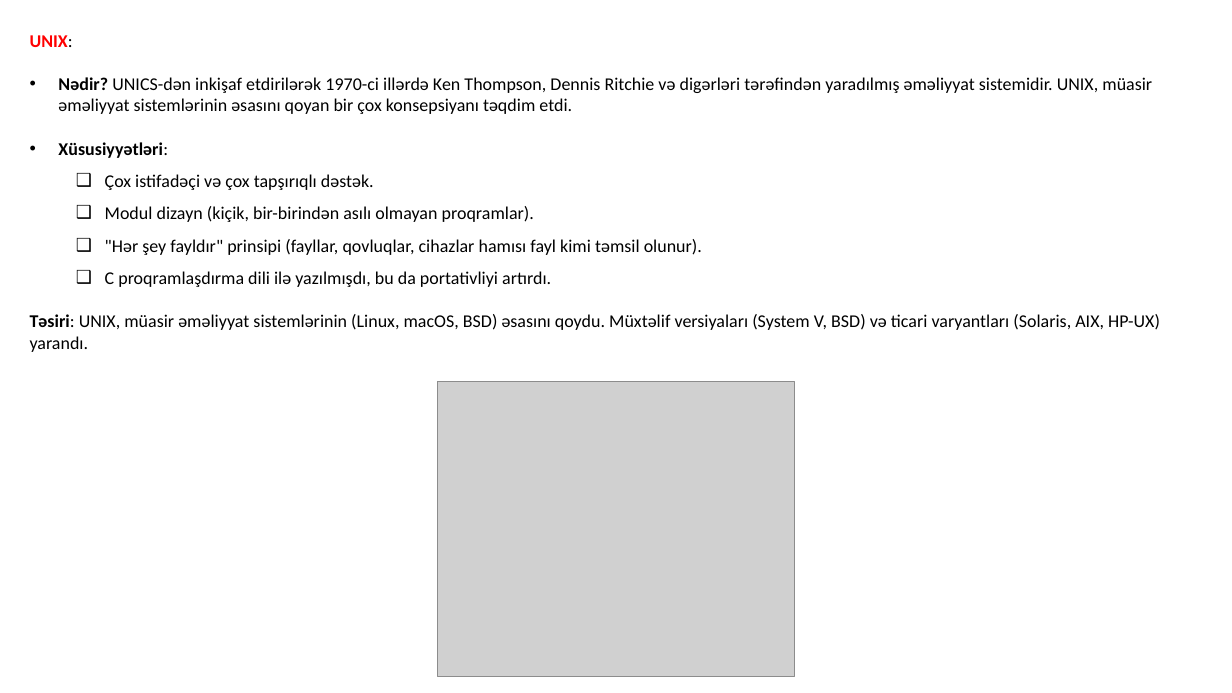
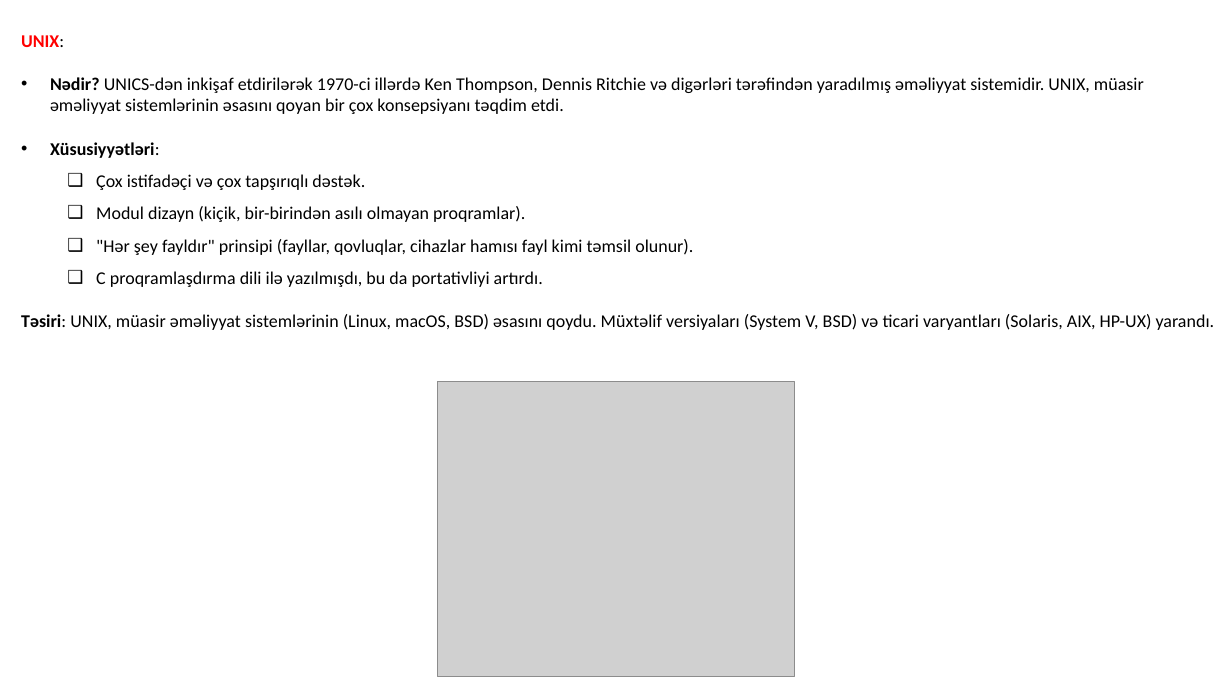
Before and after one commit to codeurient/DevOps, a slide deck: slide 4 of .lessons/Operating systems/1 linux/1.pptx. Drawn at 1232x693 pixels with LibreOffice and Linux fonts; fonts in the diff are those of the drawing; grey boxes stand for pictures. Boxes give left, top, right and bottom in pixels: in the first picture for what was removed or moved away, otherwise in the second. Text is boxed around its words. In the diff, an @@ line names an element or a change of style, - is before the commit and + after.

```diff
--- a/.lessons/Operating systems/1 linux/1.pptx
+++ b/.lessons/Operating systems/1 linux/1.pptx
@@ text "UNIX:" rewrapped from (x1=30, y1=35, x2=1160, y2=352) to (x1=21, y1=35, x2=1215, y2=330) @@
```
Also in this commit, not shown: 3 other slides changed, 1 slide removed, 6 other files.
